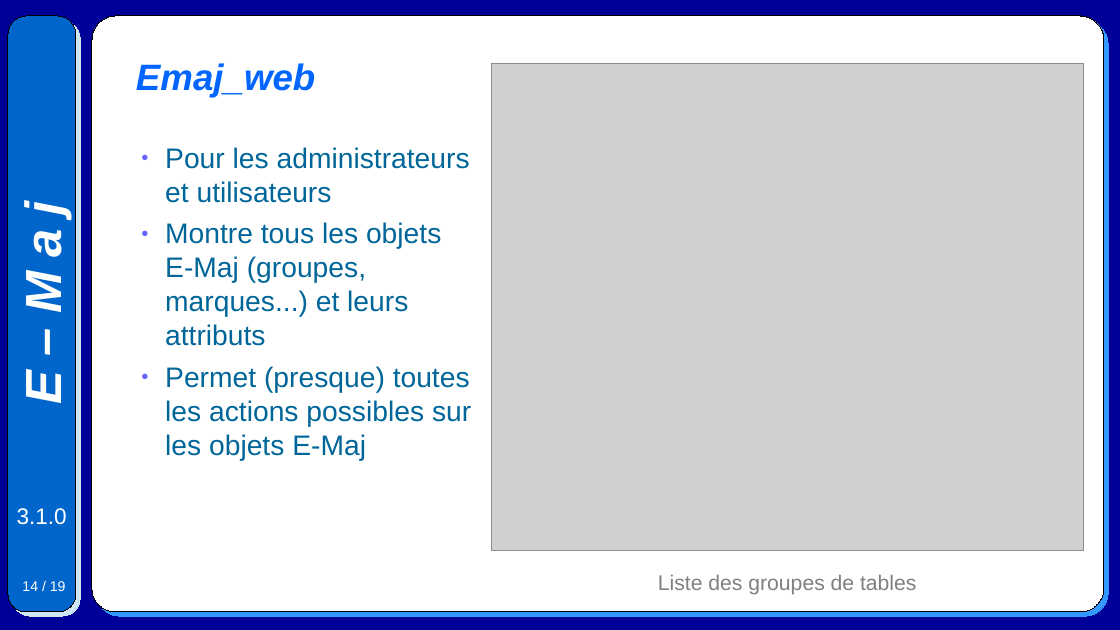
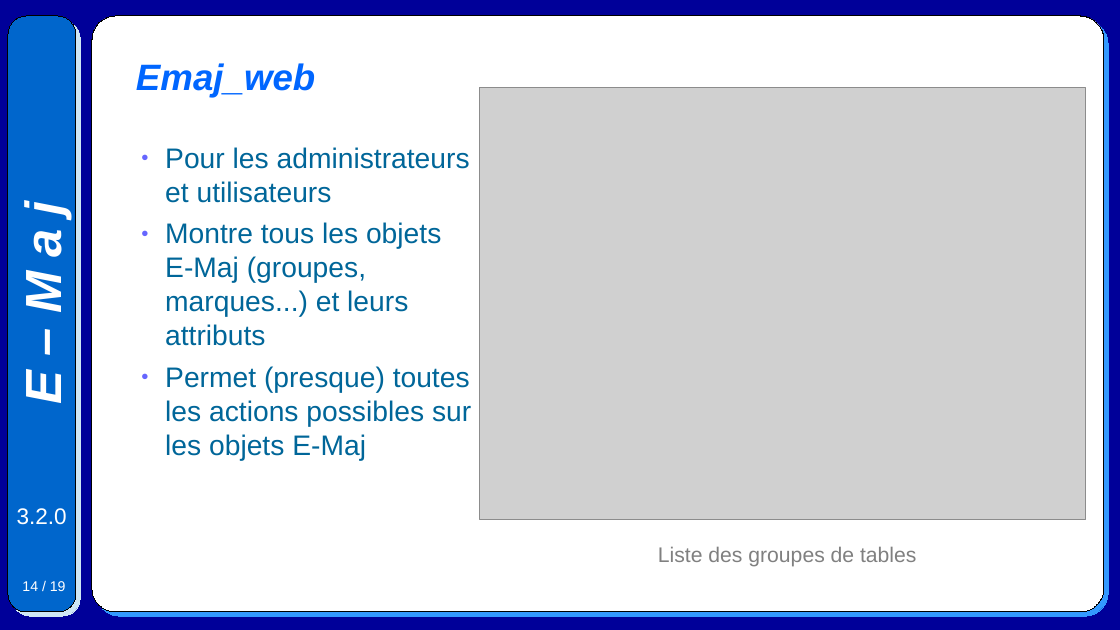
Before and after one commit to beaud76/emaj_doc, a slide deck: slide 14 of Emaj.devel_overview_fr.odp. Drawn at 1120x630 pixels with LibreOffice and Linux fonts; fonts in the diff are those of the drawing; grey boxes stand for pictures. Boxes give left, top, right and bottom in pixels: in the first picture for what was removed or moved away, otherwise in the second. Text is boxed around its words. In the diff, an @@ line names an element or a change of style, - is before the commit and + after.

```diff
--- a/Emaj.devel_overview_fr.odp
+++ b/Emaj.devel_overview_fr.odp
@@ picture: place and size @@
-picture at (492, 64, 1084, 551)
+picture at (480, 88, 1085, 520)
@@ text at (17, 508, 67, 525): text changed @@
-3.1.0
+3.2.0
@@ text "Liste des groupes de tables": place and size @@
-text "Liste des groupes de tables" at (658, 574, 916, 595)
+text "Liste des groupes de tables" at (658, 546, 916, 567)
```
Also in this commit, not shown: 18 other slides changed, 6 other files.
